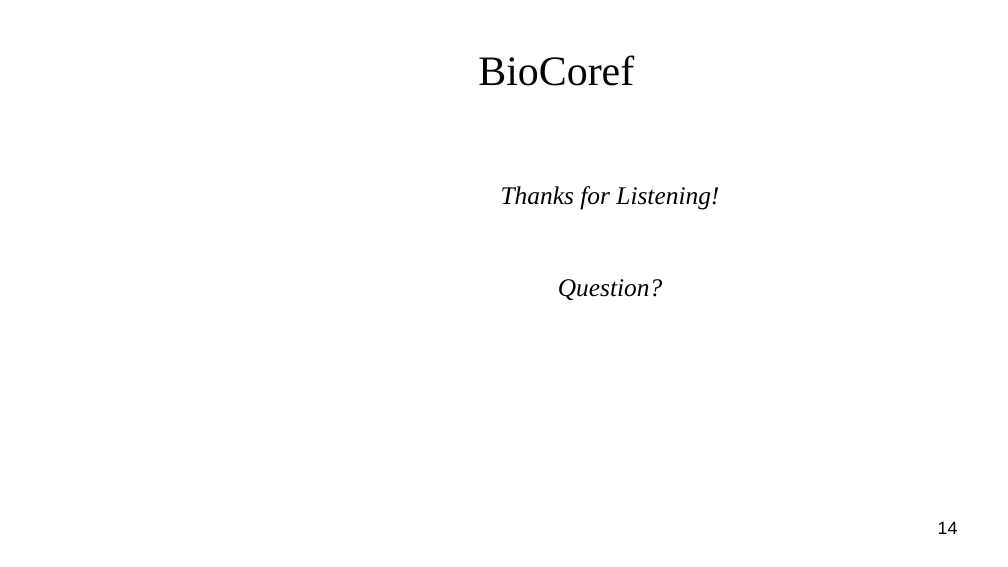
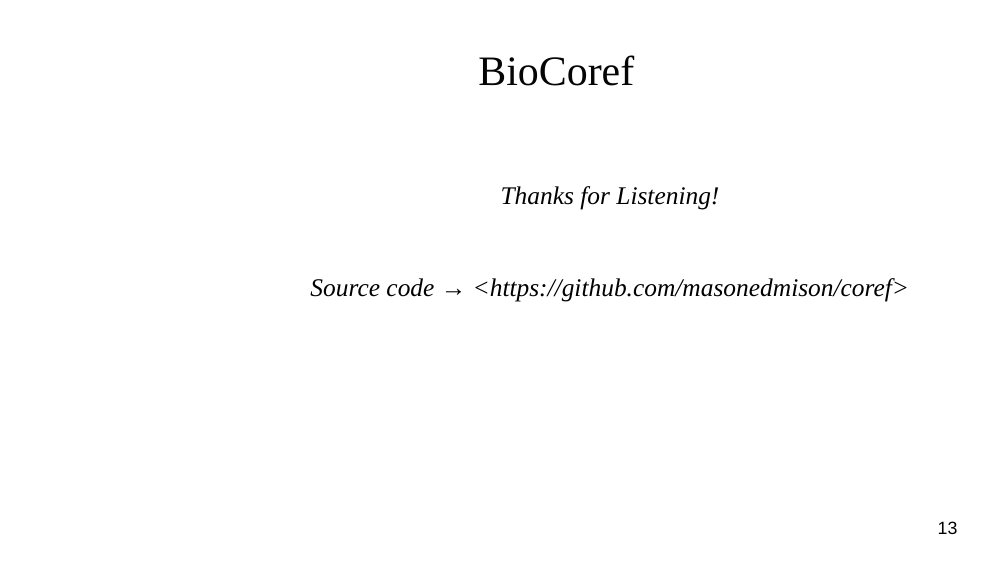
Before and after one commit to masonedmison/coref, a slide deck: slide 13 of documentation/presentation/cs710_presentation.odp (slide 14 before the commit). Drawn at 1008x567 pixels with LibreOffice and Linux fonts; fonts in the diff are those of the drawing; background and template pictures are left out. Boxes give left, top, right and bottom in pixels: in the first picture for what was removed or moved away, otherwise in the second. Text is boxed around its words. In the diff, an @@ line names an element or a change of style, - is before the commit and + after.

```diff
--- a/documentation/presentation/cs710_presentation.odp
+++ b/documentation/presentation/cs710_presentation.odp
@@ subtitle at (310, 278, 909, 301): text changed @@
-Question?
+Source code → <https://github.com/masonedmison/coref>
@@ page number at (938, 521, 958, 534): text changed @@
-14
+13
```
Also in this commit, not shown: 5 other slides changed, 1 slide added, 2 slides removed, 9 other files.
